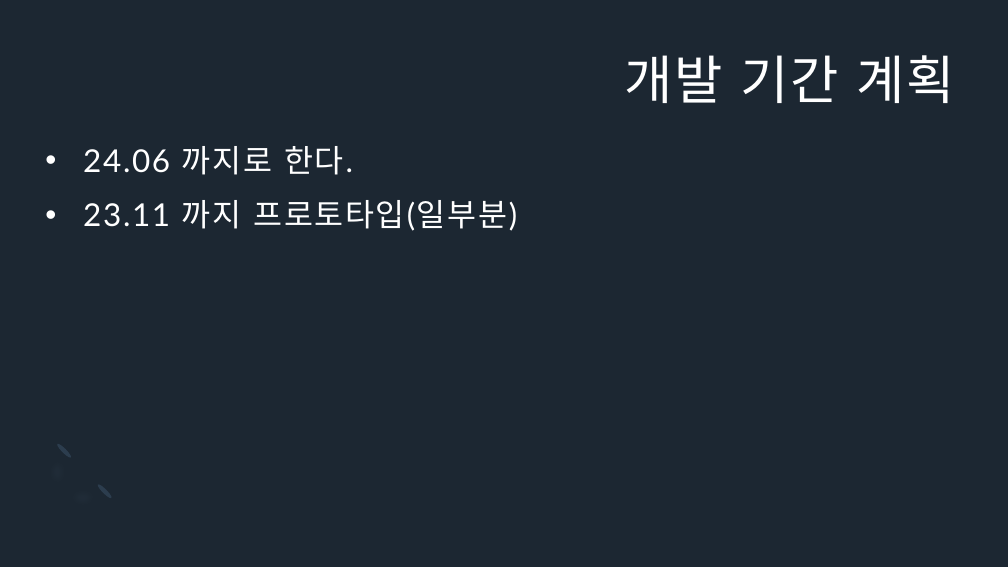
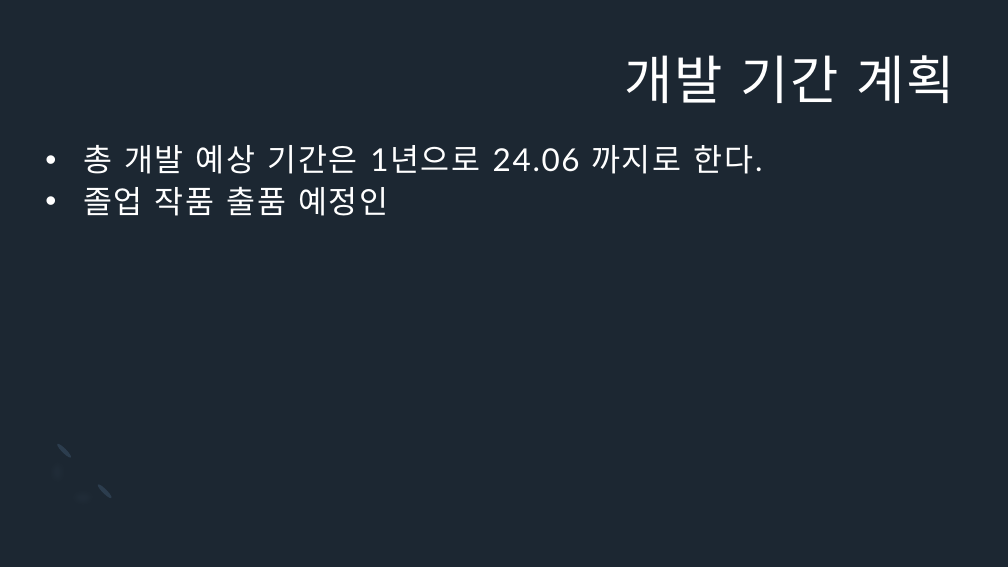
Before and after one commit to Icloy/2D_Roguelike, a slide deck: slide 4 of 기획서.pptx. Drawn at 1008x567 pixels with LibreOffice and Linux fonts; fonts in the diff are those of the drawing. Boxes give left, top, right and bottom in pixels: in the first picture for what was removed or moved away, otherwise in the second. Text is boxed around its words. In the diff, an @@ line names an element or a change of style, - is before the commit and + after.

```diff
--- a/기획서.pptx
+++ b/기획서.pptx
@@ text at [83,145,763,216]: text changed @@
-• 24.06 까지로 한다.
+• 총 개발 예상 기간은 1년으로 24.06 까지로 한다.
+• 졸업 작품 출품 예정인
@@ text removed at [83,200,517,231] @@
-• 23.11 까지 프로토타입(일부분)
```
Also in this commit, not shown: 3 other slides changed, 1 slide added.
